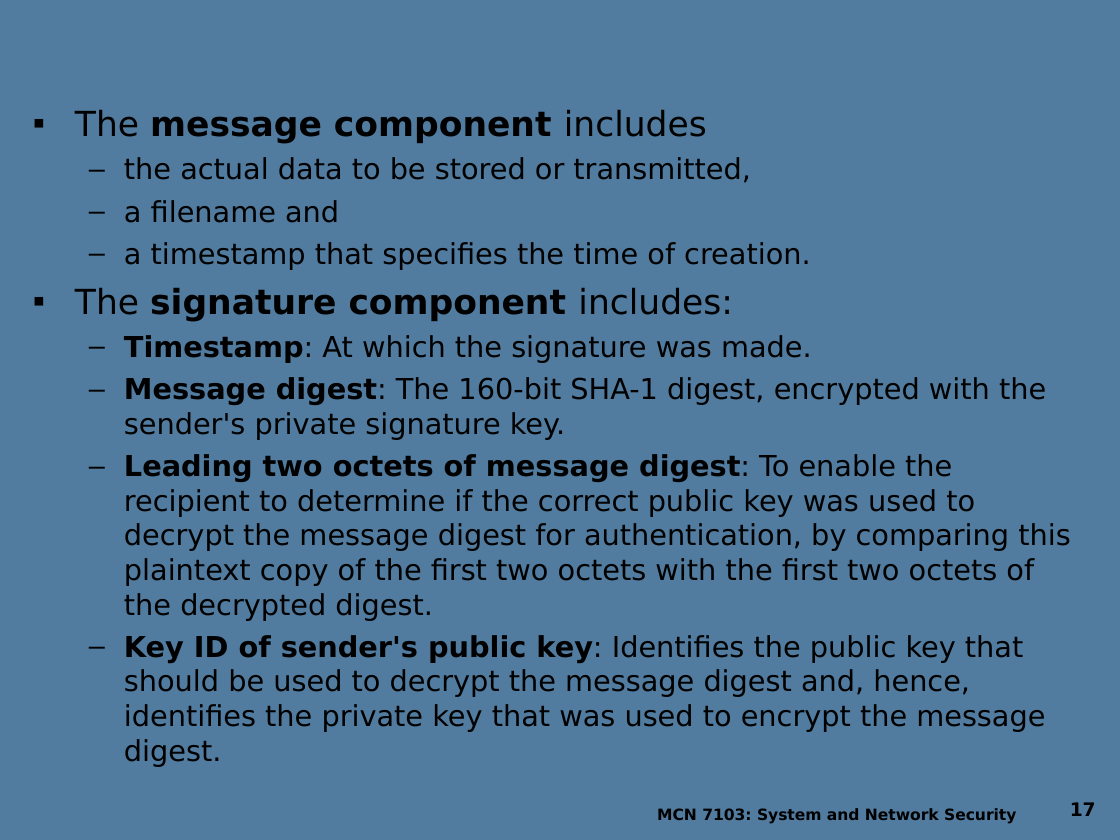
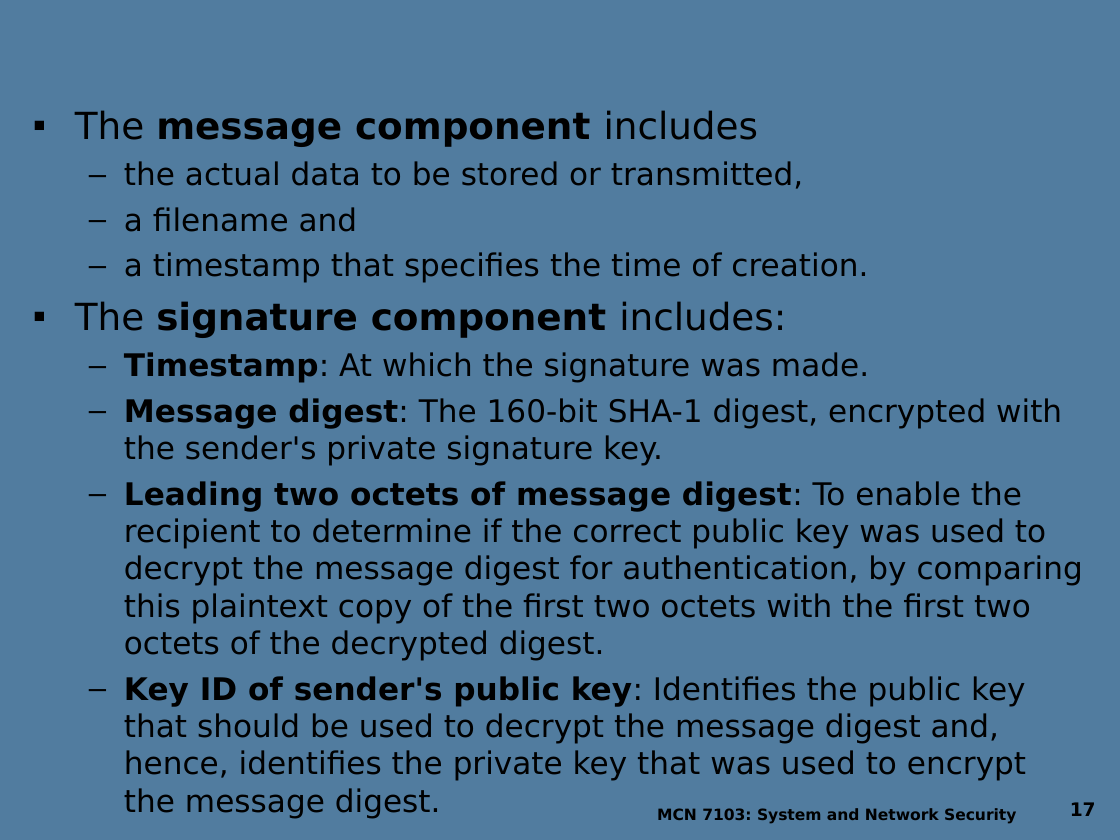
Before and after one commit to Dihfahsih1/Masters-Software-Engineering, a slide deck: slide 17 of yr-sem1/System and Network Security/Lecture_4_E-mail Security.ppt. Drawn at 1120x840 pixels with LibreOffice and Linux fonts; fonts in the diff are those of the drawing; background and template pictures are left out. Boxes give left, top, right and bottom in pixels: in the first picture for what was removed or moved away, otherwise in the second. Text is boxed around its words. In the diff, an @@ line names an element or a change of style, - is before the commit and + after.

```diff
--- a/yr-sem1/System and Network Security/Lecture_4_E-mail Security.ppt
+++ b/yr-sem1/System and Network Security/Lecture_4_E-mail Security.ppt
@@ text "The message component includes" at bbox=[75, 110, 1083, 781]: size 22.2 to 24 pt in "The message component includes", "The signature component includes:"; size 18.5 to 20 pt @@
```
Also in this commit, not shown: 2 other files.
